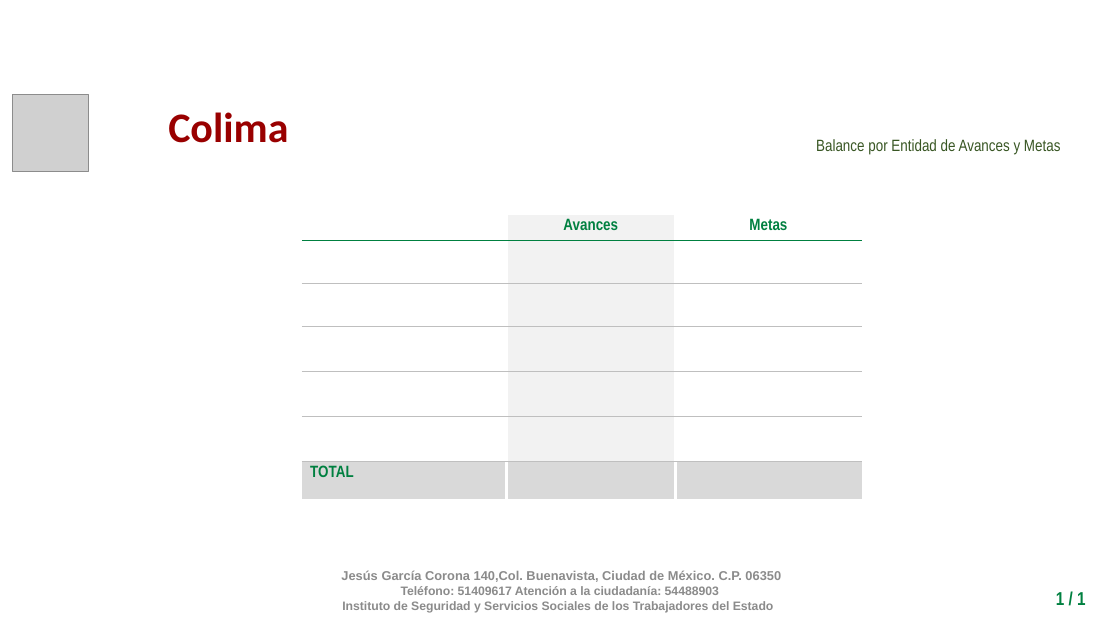
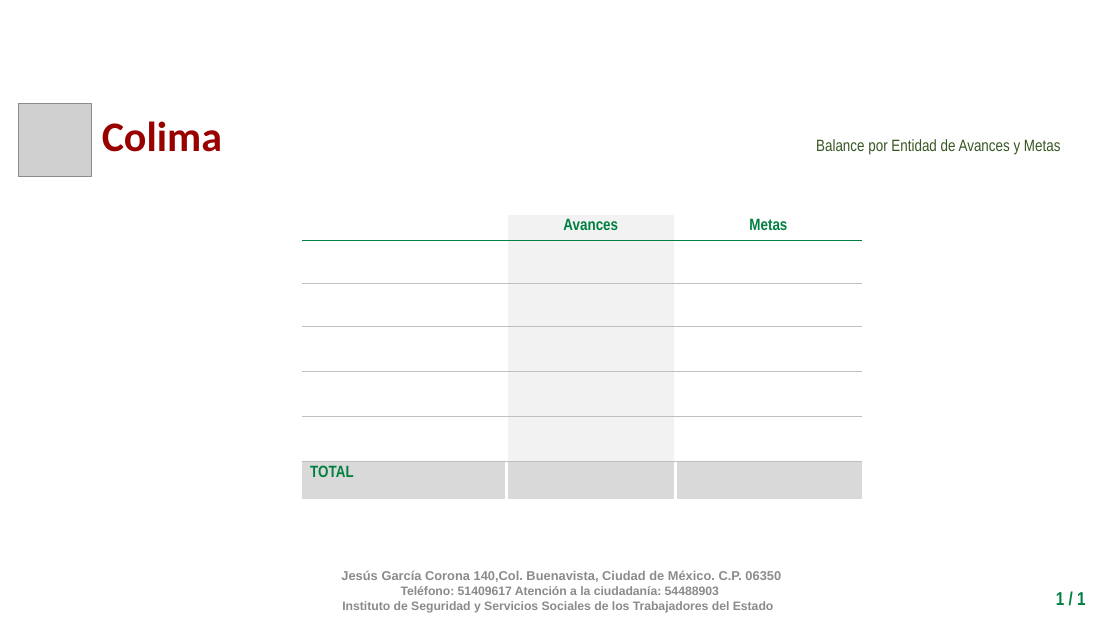
Before and after one commit to fpedro23/djangoISSSTE, a slide deck: slide 6 of djangoISSSTE/static/ppt/balance_por_estado.pptx. Drawn at 1120x630 pixels with LibreOffice and Linux fonts; fonts in the diff are those of the drawing; grey boxes stand for pictures; background and template pictures are left out. Boxes give left, top, right and bottom in pixels: in the first picture for what was removed or moved away, otherwise in the second. Text is boxed around its words. In the diff, an @@ line names an element or a change of style, - is before the commit and + after.

```diff
--- a/djangoISSSTE/static/ppt/balance_por_estado.pptx
+++ b/djangoISSSTE/static/ppt/balance_por_estado.pptx
@@ picture: place and size @@
-picture at (13,95,89,171)
+picture at (18,103,92,176)
@@ text "Colima": place and size @@
-text "Colima" at (168,112,288,143)
+text "Colima" at (102,121,222,152)
```
Also in this commit, not shown: 8 other slides changed, 7 other files.
